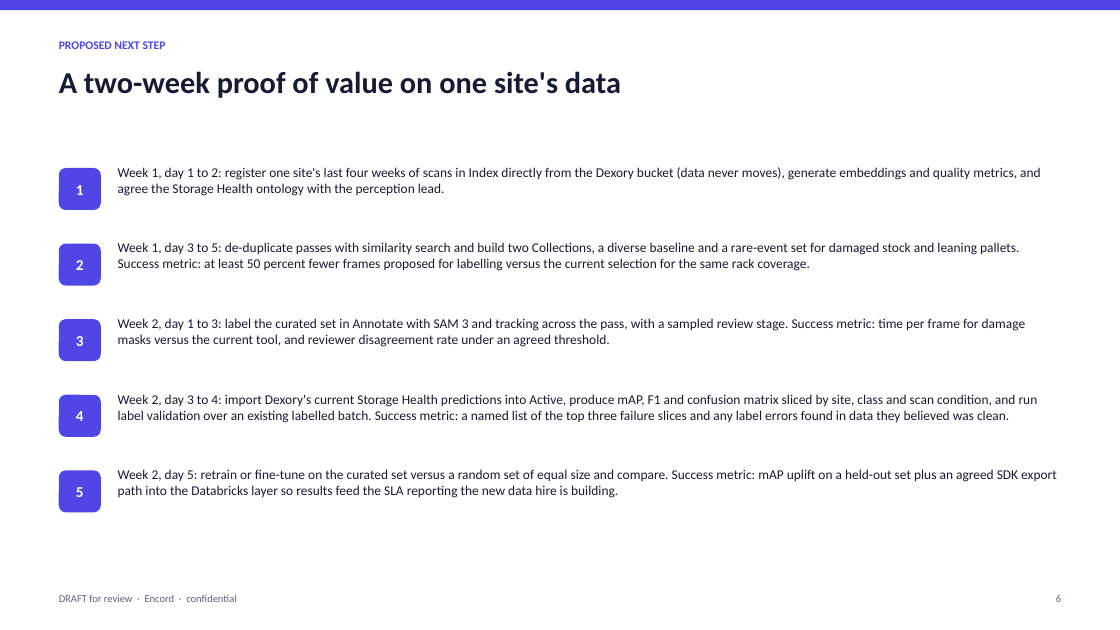
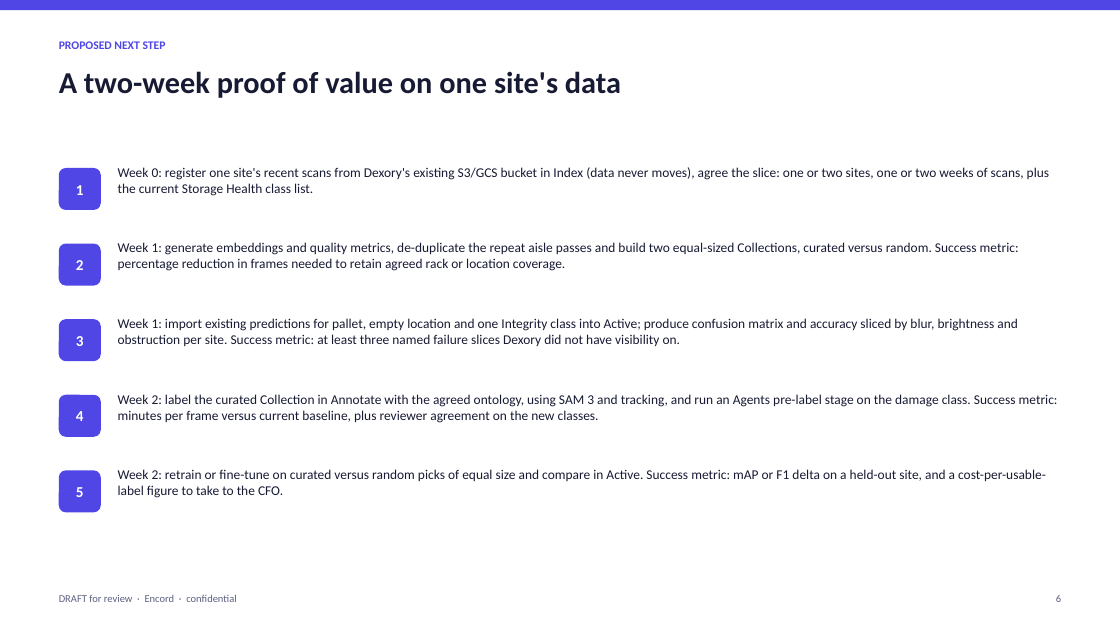
Before and after one commit to qaisak/signal-desk, a slide deck: slide 6 of docs/briefs/dexory.pptx. Drawn at 1120x630 pixels with LibreOffice and Linux fonts; fonts in the diff are those of the drawing. Boxes give left, top, right and bottom in pixels: in the first picture for what was removed or moved away, otherwise in the second. Text is boxed around its words. In the diff, an @@ line names an element or a change of style, - is before the commit and + after.

```diff
--- a/docs/briefs/dexory.pptx
+++ b/docs/briefs/dexory.pptx
@@ text at <box>118,167,1049,196</box>: text changed @@
-Week 1, day 1 to 2: register one site's last four weeks of scans in Index directly from the Dexory bucket (data never moves), generate embeddings and quality metrics, and agree the Storage Health ontology with the perception lead.
+Week 0: register one site's recent scans from Dexory's existing S3/GCS bucket in Index (data never moves), agree the slice: one or two sites, one or two weeks of scans, plus the current Storage Health class list.
@@ text at <box>118,242,1019,271</box>: text changed @@
-Week 1, day 3 to 5: de-duplicate passes with similarity search and build two Collections, a diverse baseline and a rare-event set for damaged stock and leaning pallets. Success metric: at least 50 percent fewer frames proposed for labelling versus the current selection for the same rack coverage.
+Week 1: generate embeddings and quality metrics, de-duplicate the repeat aisle passes and build two equal-sized Collections, curated versus random. Success metric: percentage reduction in frames needed to retain agreed rack or location coverage.
@@ text at <box>118,318,1018,346</box>: text changed @@
-Week 2, day 1 to 3: label the curated set in Annotate with SAM 3 and tracking across the pass, with a sampled review stage. Success metric: time per frame for damage masks versus the current tool, and reviewer disagreement rate under an agreed threshold.
+Week 1: import existing predictions for pallet, empty location and one Integrity class into Active; produce confusion matrix and accuracy sliced by blur, brightness and obstruction per site. Success metric: at least three named failure slices Dexory did not have visibility on.
@@ text at <box>118,394,1058,423</box>: text changed @@
-Week 2, day 3 to 4: import Dexory's current Storage Health predictions into Active, produce mAP, F1 and confusion matrix sliced by site, class and scan condition, and run label validation over an existing labelled batch. Success metric: a named list of the top three failure slices and any label errors found in data they believed was clean.
+Week 2: label the curated Collection in Annotate with the agreed ontology, using SAM 3 and tracking, and run an Agents pre-label stage on the damage class. Success metric: minutes per frame versus current baseline, plus reviewer agreement on the new classes.
@@ text at <box>118,469,1046,498</box>: text changed @@
-Week 2, day 5: retrain or fine-tune on the curated set versus a random set of equal size and compare. Success metric: mAP uplift on a held-out set plus an agreed SDK export path into the Databricks layer so results feed the SLA reporting the new data hire is building.
+Week 2: retrain or fine-tune on curated versus random picks of equal size and compare in Active. Success metric: mAP or F1 delta on a held-out site, and a cost-per-usable-label figure to take to the CFO.
```
Also in this commit, not shown: 6 other slides changed, 9 other files.
